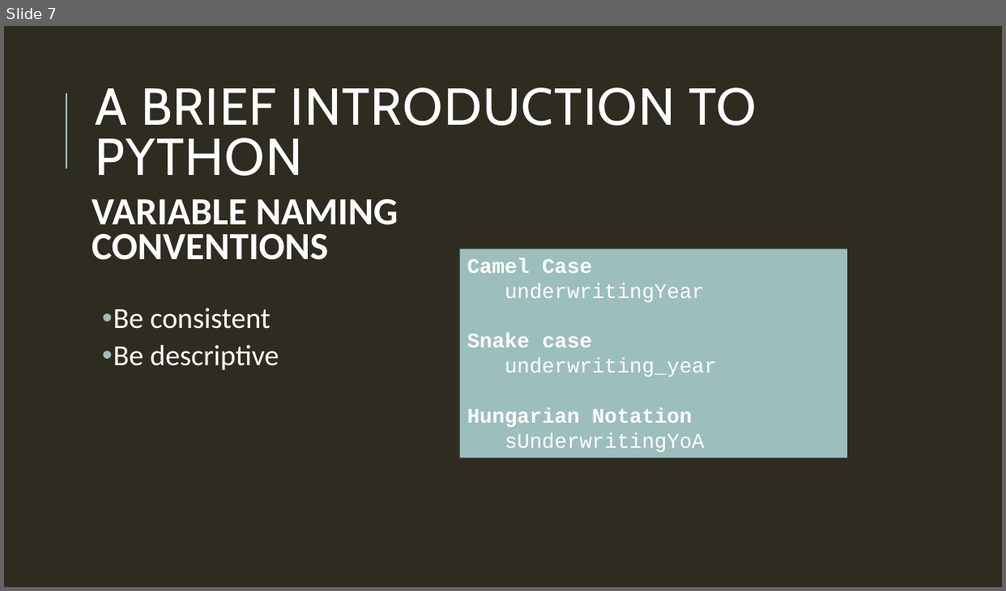
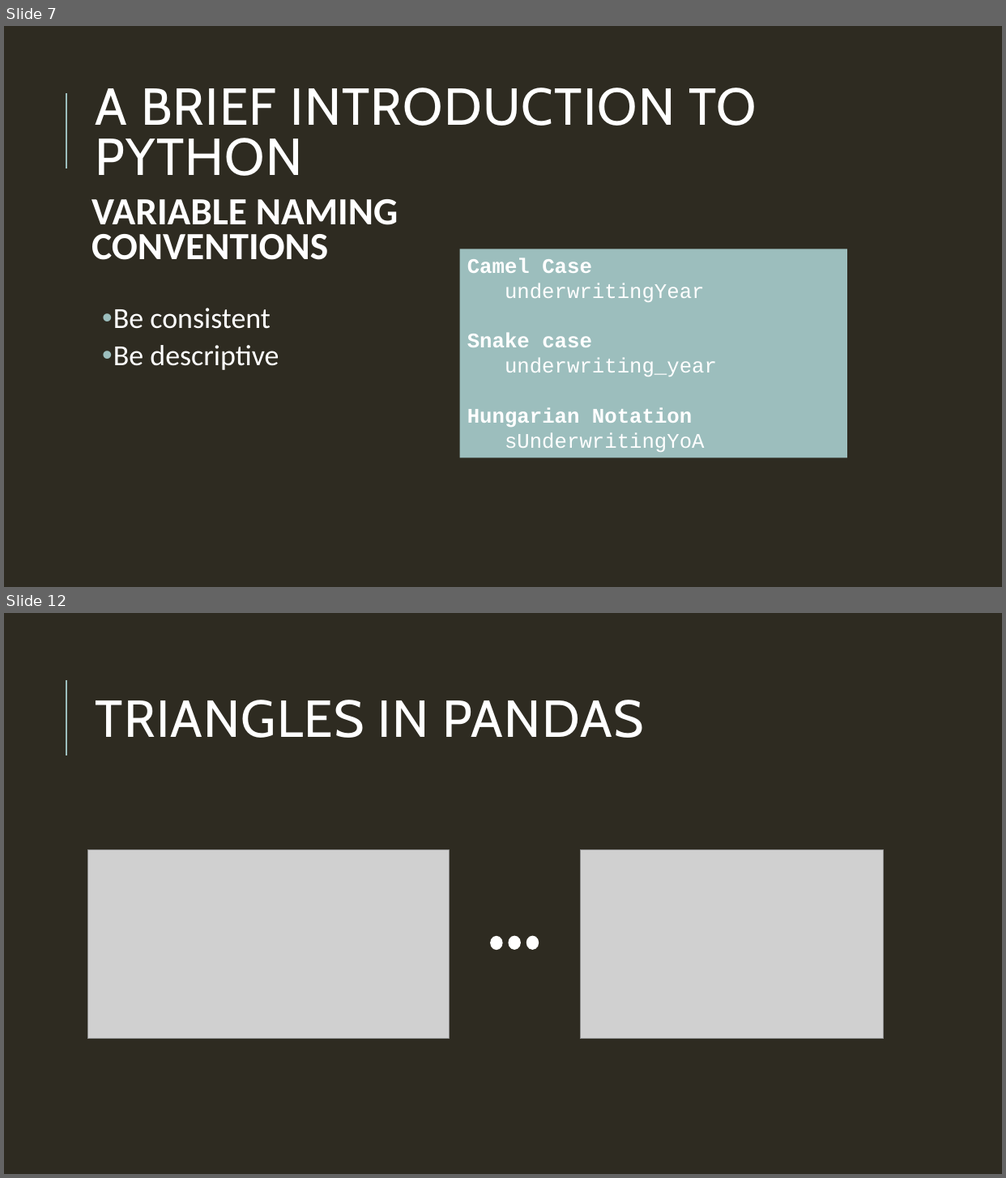
Before and after one commit to fk20268/How2, a slide deck: HOW2_presentation.pptx. Shown one above the other, each under a label of ours: slide 7 before the commit, slides 7 and 12 after it; the slides between them are not shown. The pictures are 1006x591 and 1006x1178 pixels, drawn with LibreOffice and Linux fonts; fonts in the diff are those of the drawing; grey boxes stand for pictures. Boxes give left, top, right and bottom in pixels: in the first picture for what was removed or moved away, otherwise in the second. Text is boxed around its words. In the diff, an @@ line names an element or a change of style, - is before the commit and + after.

```diff
--- a/HOW2_presentation.pptx
+++ b/HOW2_presentation.pptx
@@ slide 12 added at bbox=[4, 613, 1002, 1174], background #2E2B21; not listed: 1 template element that a slide beside it also shows @@
@@ title added at bbox=[96, 700, 644, 738], 50 pt, text #FFFFFF @@
+TRIANGLES IN PANDAS
@@ picture added at bbox=[88, 850, 449, 1039] @@
@@ picture added at bbox=[581, 850, 884, 1039] @@
@@ ellipse added at bbox=[491, 937, 502, 950], fill #FFFFFF, outline #FFFFFF 1.25 pt @@
@@ ellipse added at bbox=[509, 936, 521, 949], fill #FFFFFF, outline #FFFFFF 1.25 pt @@
@@ ellipse added at bbox=[527, 936, 539, 949], fill #FFFFFF, outline #FFFFFF 1.25 pt @@
```
Also in this commit, not shown: 5 slides changed, 5 other slides added, 2 other files.
